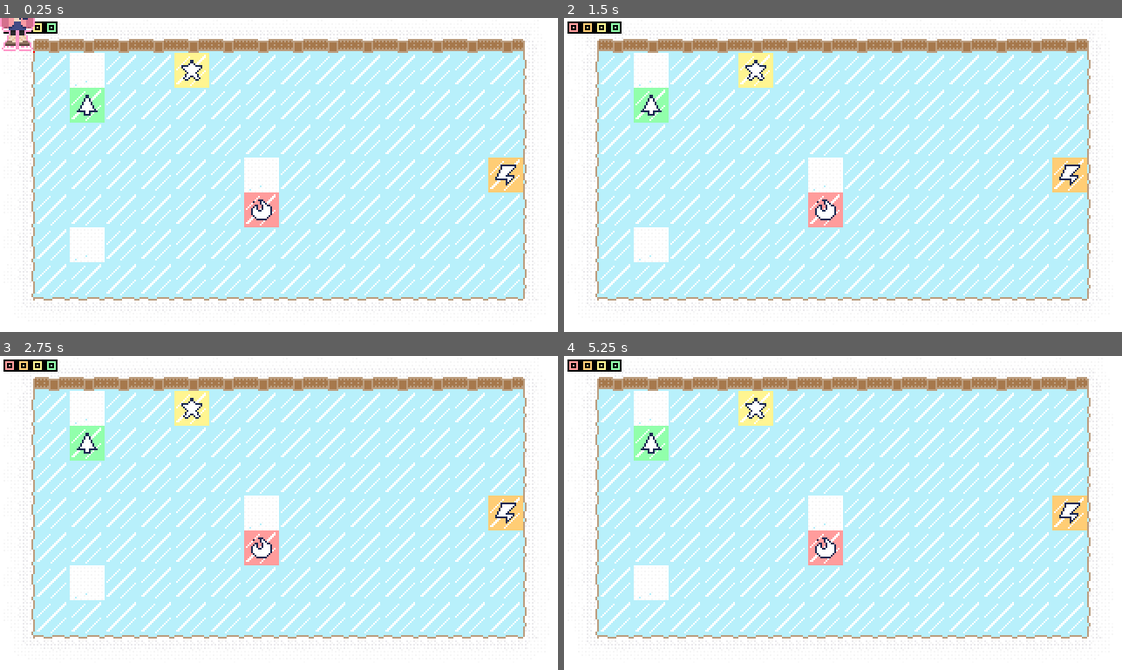
Above: before the commit, frames 1-4 (two rows, left to right).
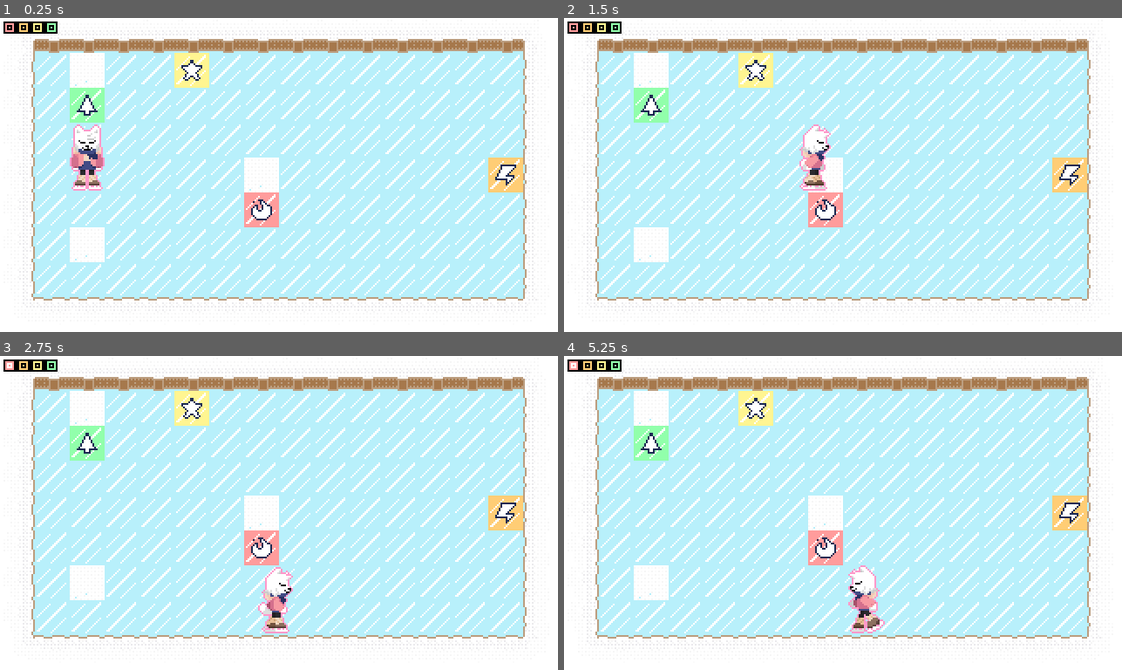
Above: after the commit, the same moments.

Repository: chloewoolwine/pig-jam-june-2025
Game: Godot game, scene res://scenes/level_tutorial.tscn
The game is run twice, just before and just after one commit, with the same random seed, the same clock (stepped at 60 frames per second) and the same inputs. This scene is started directly instead of the project's main scene.
Inputs:
- Up to frame 1 (0.25 s): no input
- Up to frame 2 (1.5 s): tap Enter at 0.5 s; hold D (right) 0.53-1.28 s; hold S (down) from 1.28 s (still down)
- Up to frame 3 (2.75 s): release S (down) at 2.03 s; hold D (right) from 2.03 s (still down)
- Up to frame 4 (5.25 s): release D (right) at 2.78 s; hold W (up) 2.78-3.53 s; hold A (left) 3.53-5.03 s; hold S (down) from 5.03 s (still down)

The runs differ from the first frame. In frame 1, 1.5% of the frame differs, in the area x 0-19%, y 0-55%; in frame 2, 0.8%; in frame 3, 0.9%; in frame 4, 0.9%.

Commit message:
main scene created + everything linked together !!

Diff:
--- a/project.godot
+++ b/project.godot
@@ -11,7 +11,7 @@
 [application]
 
 config/name="Pigsquad Slow Jam June 2025"
-run/main_scene="uid://b5qcw0s0cuy4e"
+run/main_scene="uid://b4xdm1dn0wtq8"
 config/features=PackedStringArray("4.4", "GL Compatibility")
 config/icon="uid://bysmomx1t2mu6"
 
--- a/scenes/level_tutorial.tscn
+++ b/scenes/level_tutorial.tscn
@@ -183,6 +183,7 @@
 metadata/_edit_lock_ = true
 
 [node name="Player" parent="GridController" instance=ExtResource("4_mlhid")]
+position = Vector2(40, 80)
 
 [node name="Objects" type="Node2D" parent="GridController"]
 
--- a/scripts/block.gd
+++ b/scripts/block.gd
@@ -24,7 +24,7 @@
 	if !moving:
 		global_position = global_position.snapped(Vector2(20,20))
 	else:
-		var collision = self.move_and_collide(direction * slide_speed * delta)
+		var _collision = self.move_and_collide(direction * slide_speed * delta)
 
 func _on_left_area_body_entered(body: Node2D) -> void:
 	handle_move(Vector2i(-1, 0), body)
@@ -88,13 +88,13 @@
 	print("collision")
 	if body is TileMapLayer: # it always is
 		# get floor type, match floor type
-		var floor_pos:Vector2 = normalized_global()/Globals.TILE_SIZE
-		var floor:Vector2i= body.get_cell_atlas_coords(normalized_global()/Globals.TILE_SIZE)
+		#var floor_pos:Vector2 = normalized_global()/Globals.TILE_SIZE
+		var floor_t:Vector2i= body.get_cell_atlas_coords(normalized_global()/Globals.TILE_SIZE)
 		match floor:
 			Vector2i.ZERO:
 				pass
 			Vector2i(1,0), Vector2i(2,0), Vector2i(3,0), Vector2i(4,0), Vector2i(5,0), Vector2i(6,0), Vector2i(7,0),  Vector2i(6,1), Vector2i(6,2), Vector2i(6,3), Vector2i(6,4), Vector2i(7,1), Vector2i(7,2), Vector2i(7,3), Vector2i(7,4):
-				block_hit_note.emit(floor, normalized_global()/Globals.TILE_SIZE)
+				block_hit_note.emit(floor_t, normalized_global()/Globals.TILE_SIZE)
 				pass
 			Vector2i(0,1), Vector2i(0,2), Vector2i(0,3), Vector2i(1,1), Vector2i(1,2), Vector2i(1,3), Vector2i(2,1), Vector2i(2, …(212 unchanged characters)…
 				# snow tile!!
--- a/scripts/grid_controller.gd
+++ b/scripts/grid_controller.gd
@@ -2,6 +2,7 @@
 class_name GridController
 
 signal update_gui(reset: bool)
+signal done()
 
 @export var level_size: Vector2i
 @export var total_notes: int
@@ -47,6 +48,7 @@
 		live_objects.append(o)
 		if o is Block:
 			o.block_hit_note.connect(hit_note)
+	player.done_celebrating.connect(done.emit)
 
 func get_object_at_space(global_pos: Vector2) -> Node2D:
 	for o in live_objects:
@@ -54,7 +56,7 @@
 			return o
 	return null
 
-func _unhandled_key_input(event: InputEvent) -> void:
+func _unhandled_key_input(_event: InputEvent) -> void:
 	if(Input.is_action_pressed("reset")):
 		reset_all()
 
--- a/scripts/level.gd
+++ b/scripts/level.gd
@@ -1,5 +1,7 @@
 extends Node2D
 class_name Level
+
+signal next_scene_please()
 
 @export var level_name: String
 @onready var grid_controller: GridController = $GridController
@@ -9,3 +11,4 @@
 func _ready() -> void:
 	control.set_total(grid_controller.total_notes)
 	grid_controller.update_gui.connect(control.update)
+	grid_controller.done.connect(next_scene_please.emit)
--- a/scripts/player.gd
+++ b/scripts/player.gd
@@ -3,6 +3,7 @@
 
 signal player_hit_note(note: Vector2i, location: Vector2i)
 signal player_died()
+signal done_celebrating()
 
 @onready var grid_controller: GridController = $".."
 @onready var animated_sprite_2d: AnimatedSprite2D = $AnimatedSprite2D
@@ -208,10 +209,12 @@
 
 func play_win() -> void:
 	moving = false
-	movement_tween = null
+	if movement_tween != null:
+		await movement_tween.finished
 	direction = Vector2i.ZERO
 	animated_sprite_2d.play("win")
 	win.play()
+	win.finished.connect(done_celebrating.emit)
 
 func play_step() -> void: #TODO this is dumb just sync it up to the walk when we have it
 	await get_tree().create_timer(.1).timeout
Binary file changed: art/LUMI_SPRITEv3.png
